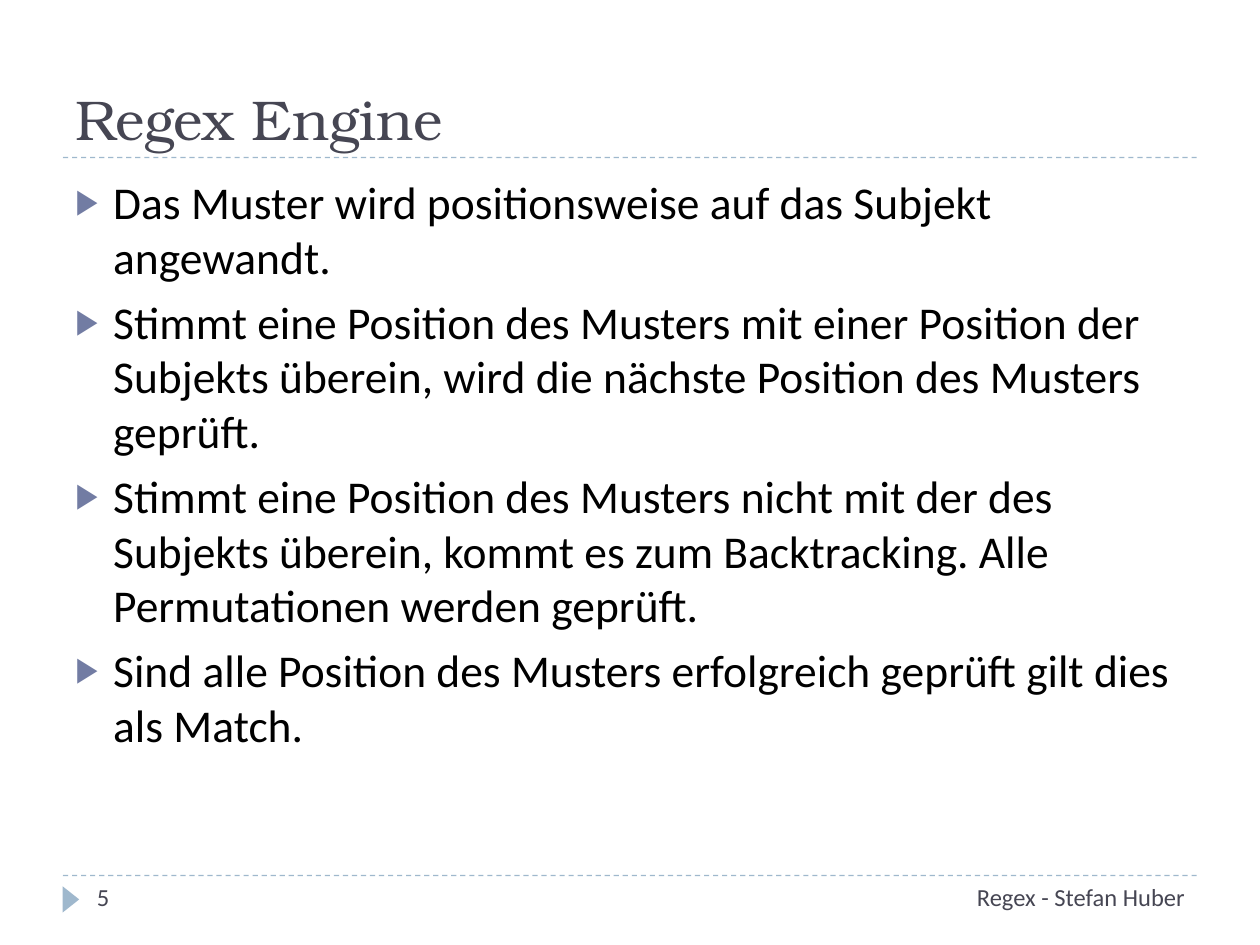
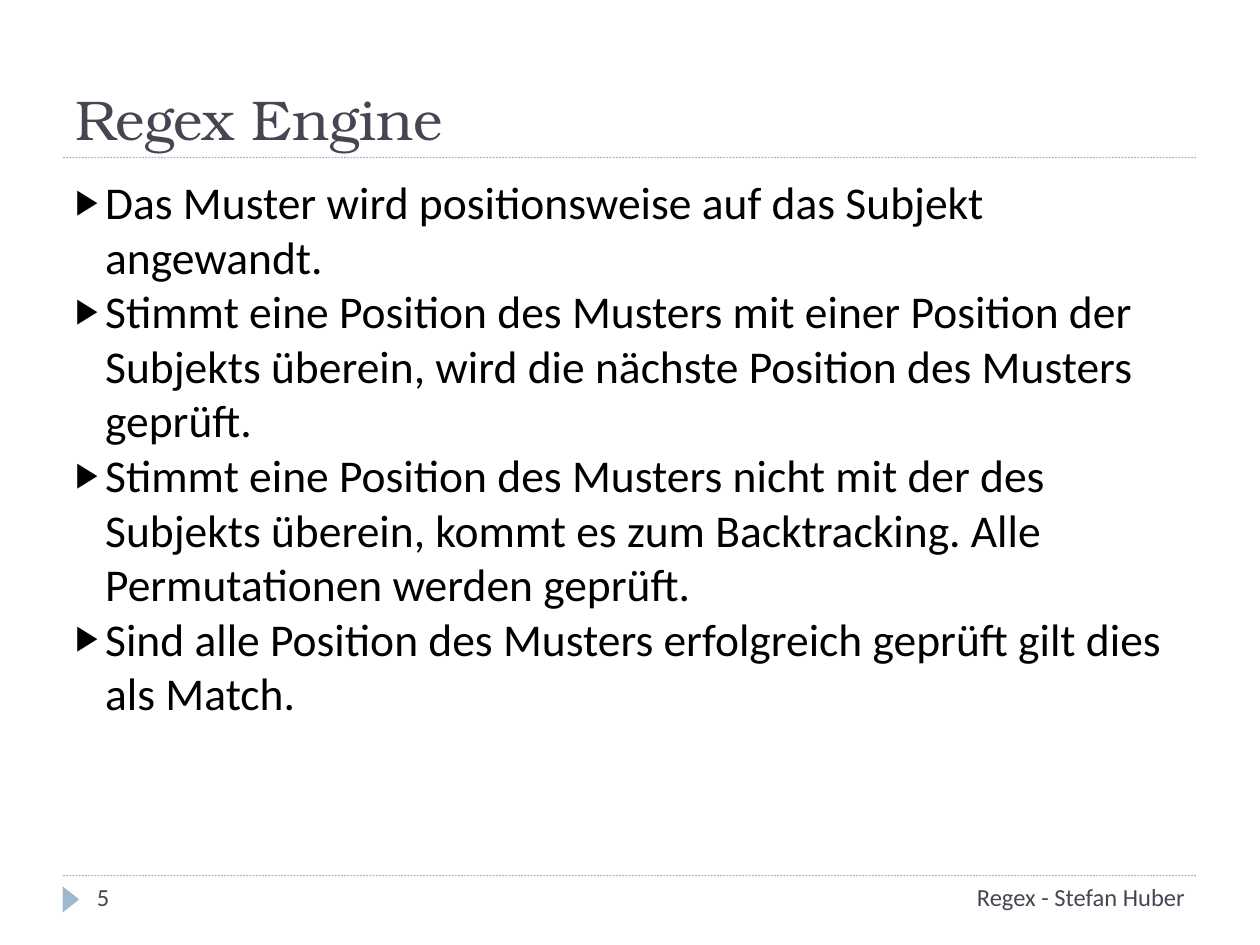
Before and after one commit to stefanhuber/regex-schulung, a slide deck: slide 5 of Regex.pptx. Drawn at 1260x945 pixels with LibreOffice and Linux fonts; fonts in the diff are those of the drawing. Boxes give left, top, right and bottom in pixels: in the first picture for what was removed or moved away, otherwise in the second. Text is boxed around its words. In the diff, an @@ line names an element or a change of style, - is before the commit and + after.

```diff
--- a/Regex.pptx
+++ b/Regex.pptx
@@ text "Das Muster wird positionsweise auf ..." at [105, 187, 1161, 711]: indent changed; less space between paragraphs @@
@@ line (63, 158) - (1197, 158): stroke #9FB8CD 0.75 pt dashed to #9FB8CD 0.74 pt @@
@@ line (63, 876) - (1197, 876): stroke #9FB8CD 0.75 pt dashed to #9FB8CD 0.74 pt @@
```
Also in this commit, not shown: 20 other slides changed, 1 other file.
